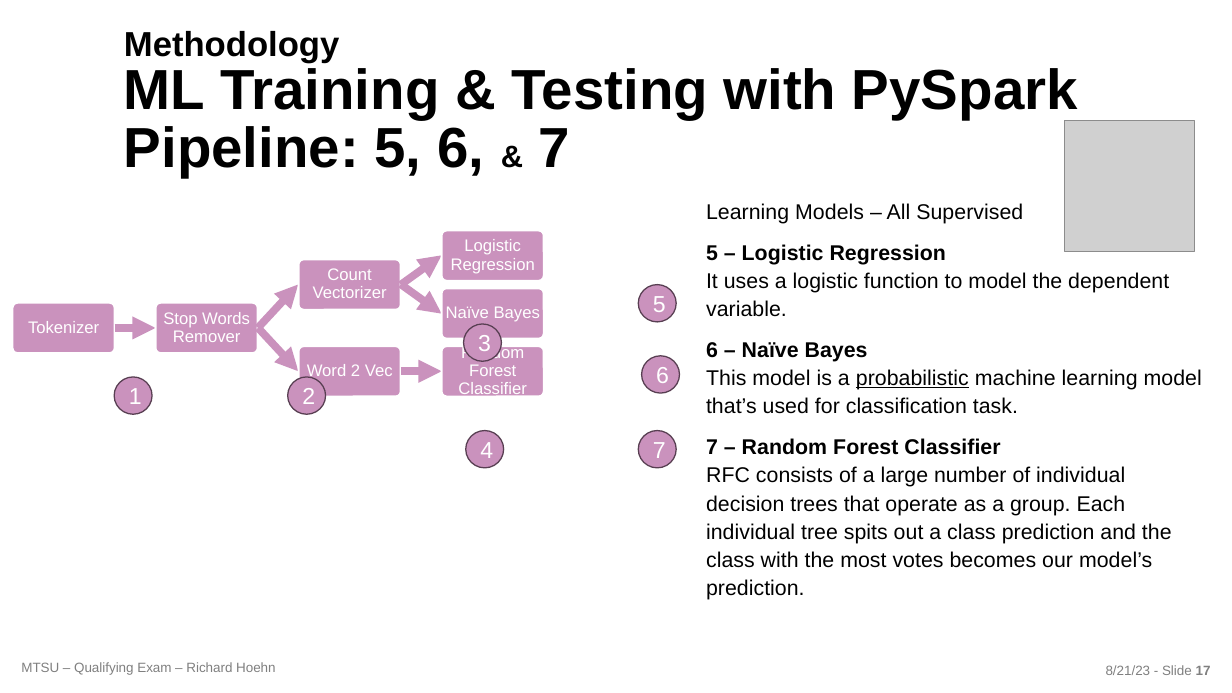
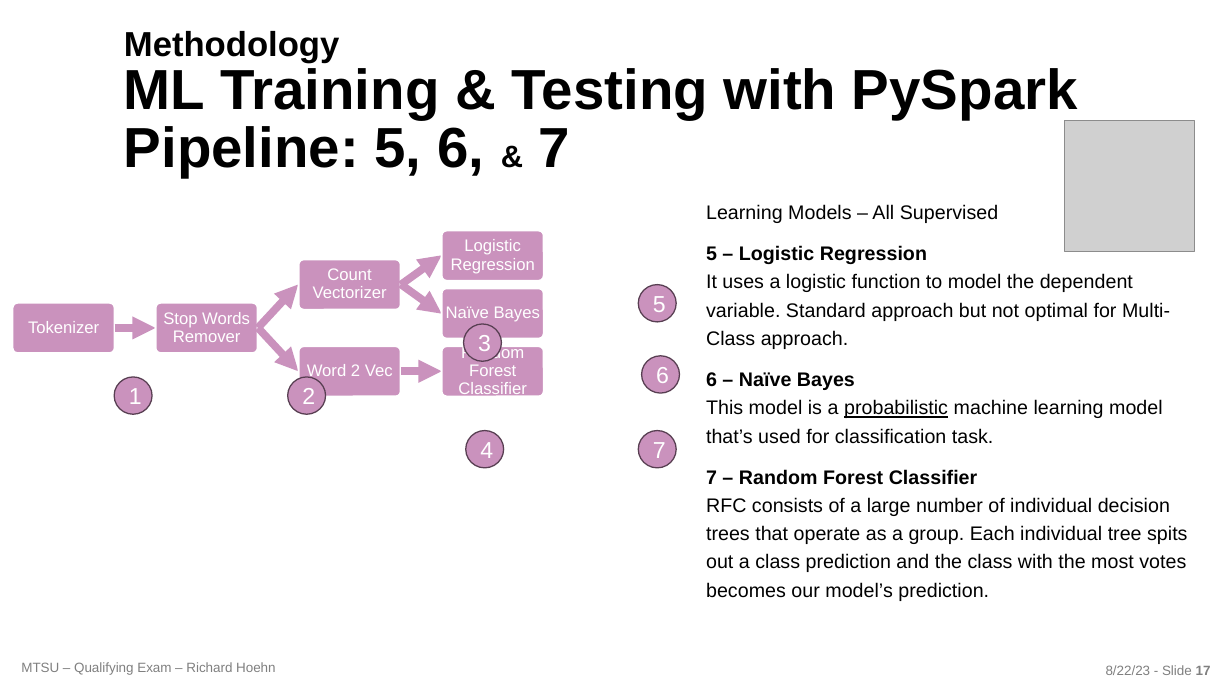
Before and after one commit to richardhoehn/mtsu.coms.qualifying-exam, a slide deck: slide 17 of presentation/COMS_Qualifying_Exam-2023-08-21.pptx. Drawn at 1232x693 pixels with LibreOffice and Linux fonts; fonts in the diff are those of the drawing; grey boxes stand for pictures; background and template pictures are left out. Boxes give left, top, right and bottom in pixels: in the first picture for what was removed or moved away, otherwise in the second. Text is boxed around its words. In the diff, an @@ line names an element or a change of style, - is before the commit and + after.

```diff
--- a/presentation/COMS_Qualifying_Exam-2023-08-21.pptx
+++ b/presentation/COMS_Qualifying_Exam-2023-08-21.pptx
@@ text at bbox=[706, 204, 1187, 601]: size 16.6 to 15.3 pt in "Learning Models – All Supervised", "6 – Naïve Bayes This model is ...", "7 – Random Forest Classifier RFC consists ..."; line spacing 1.1 to 1.2 @@
@@ text at bbox=[706, 245, 1170, 349]: text changed; size 16.6 to 15.3 pt @@
-5 – Logistic Regression
-It uses a logistic function to model the dependent variable.
+5 – Logistic Regression
+It uses a logistic function to model the dependent variable. Standard approach but not optimal for Multi-Class approach.
@@ text at bbox=[1106, 665, 1211, 675]: text changed @@
-8/21/23 - Slide 17
+8/22/23 - Slide 17
```
Also in this commit, not shown: 16 other slides changed, 1 slide added, 5 other files.
